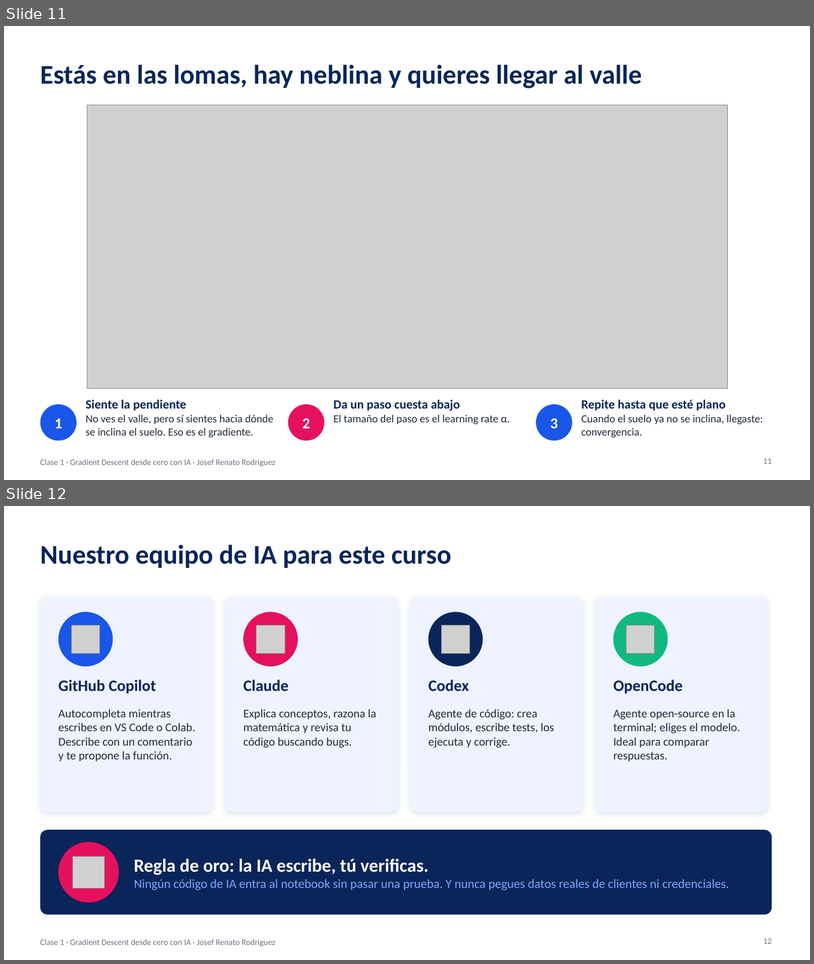
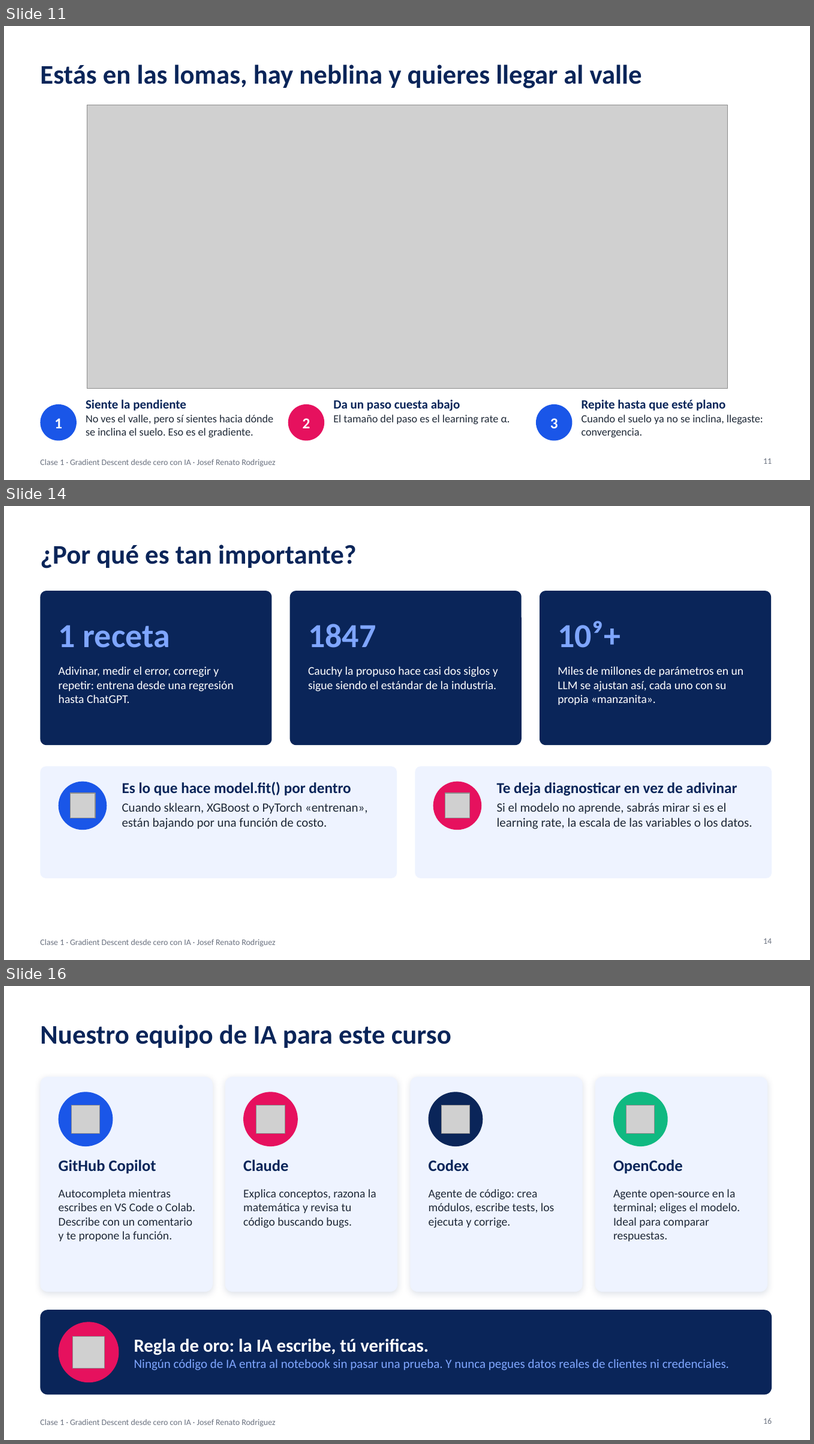
Before and after one commit to josefrodrim/ML_with_IA, a slide deck: Clase_1/ppt/Clase_01_Gradient_Descent_con_IA.pptx. Shown one above the other, each under a label of ours: slides 11 and 12 before the commit, slides 11, 14 and 16 after it; the slides between them are not shown. The pictures are 814x964 and 814x1444 pixels, drawn with LibreOffice and Linux fonts; fonts in the diff are those of the drawing; grey boxes stand for pictures. Boxes give left, top, right and bottom in pixels: in the first picture for what was removed or moved away, otherwise in the second. Text is boxed around its words. In the diff, an @@ line names an element or a change of style, - is before the commit and + after.

```diff
--- a/Clase_1/ppt/Clase_01_Gradient_Descent_con_IA.pptx
+++ b/Clase_1/ppt/Clase_01_Gradient_Descent_con_IA.pptx
@@ slide 14 added at (x1=4, y1=506, x2=810, y2=960), background #FFFFFF; not listed: 1 template element that a slide beside it also shows @@
@@ title added at (x1=40, y1=544, x2=357, y2=568), 32 pt, text #0A2559, bold @@
+¿Por qué es tan importante?
@@ rounded rectangle added at (x1=40, y1=591, x2=272, y2=745), fill #0A2559 @@
@@ rounded rectangle added at (x1=290, y1=591, x2=522, y2=745), fill #0A2559 @@
@@ rounded rectangle added at (x1=540, y1=591, x2=771, y2=745), fill #0A2559 @@
@@ text added at (x1=59, y1=625, x2=170, y2=648), 40 pt, text #7FA6FF, bold @@
+1 receta
@@ text added at (x1=308, y1=624, x2=376, y2=648), 40 pt, text #7FA6FF, bold @@
+1847
@@ text added at (x1=558, y1=621, x2=621, y2=648), 40 pt, text #7FA6FF, bold @@
+10⁹+
@@ text added at (x1=59, y1=666, x2=234, y2=703), 14 pt, text #FFFFFF @@
+Adivinar, medir el error, corregir y repetir: entrena desde una regresión hasta ChatGPT.
@@ text added at (x1=308, y1=666, x2=498, y2=691), 14 pt, text #FFFFFF @@
+Cauchy la propuso hace casi dos siglos y sigue siendo el estándar de la industria.
@@ text added at (x1=558, y1=666, x2=744, y2=705), 14 pt, text #FFFFFF @@
+Miles de millones de parámetros en un LLM se ajustan así, cada uno con su propia «manzanita».
@@ rounded rectangle added at (x1=40, y1=766, x2=397, y2=878), fill #EEF3FF @@
@@ rounded rectangle added at (x1=416, y1=766, x2=772, y2=878), fill #EEF3FF @@
@@ ellipse added at (x1=59, y1=781, x2=107, y2=829), fill #1A56E8 @@
@@ picture added at (x1=70, y1=793, x2=95, y2=818) @@
@@ text added at (x1=122, y1=781, x2=368, y2=829), 15 pt, text #1F2937 @@
+Es lo que hace model.fit() por dentro
+Cuando sklearn, XGBoost o PyTorch «entrenan», están bajando por una función de costo.
@@ ellipse added at (x1=434, y1=781, x2=482, y2=829), fill #E6115E @@
@@ picture added at (x1=445, y1=793, x2=470, y2=818) @@
@@ text added at (x1=497, y1=782, x2=752, y2=829), 15 pt, text #1F2937 @@
+Te deja diagnosticar en vez de adivinar
+Si el modelo no aprende, sabrás mirar si es el learning rate, la escala de las variables o los datos.
@@ page number added at (x1=764, y1=938, x2=772, y2=943), 10 pt, text #6B7280 @@
+14
@@ what was slide 12 is now slide 16 @@
@@ page number at (x1=764, y1=1417, x2=772, y2=1423): text changed @@
-12
+16
```
Also in this commit, not shown: 2 slides changed, 3 other slides added, 1 other file.
